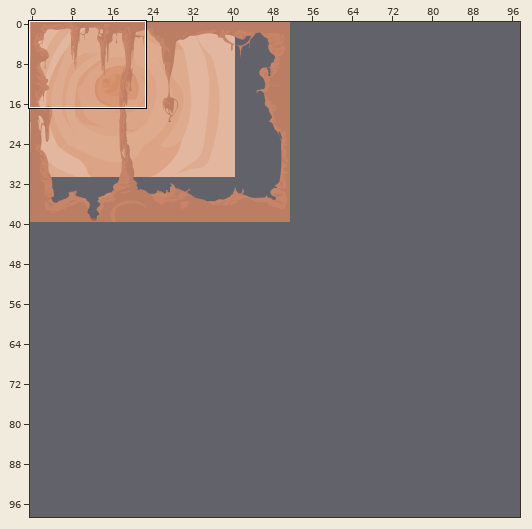
One commit to this Tiled map: data/assets/Maps/RaceReloaded.tmx. Above: a wide view before the commit, with the close-up outlined.
Close-up. The starting point:
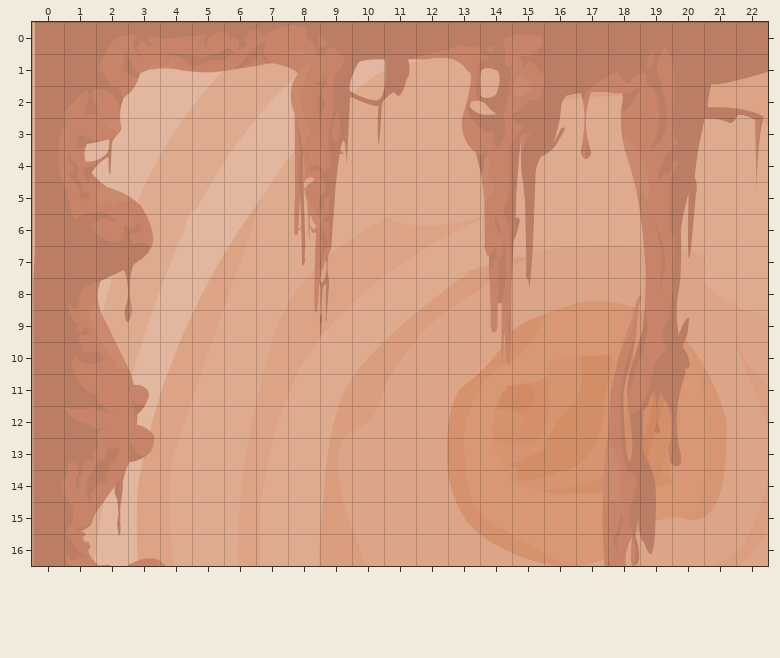
Cells are 64x64 px. Shown: x 0..22, y 0..16. The commit also changed other parts of the map, which this record leaves out.
New version:
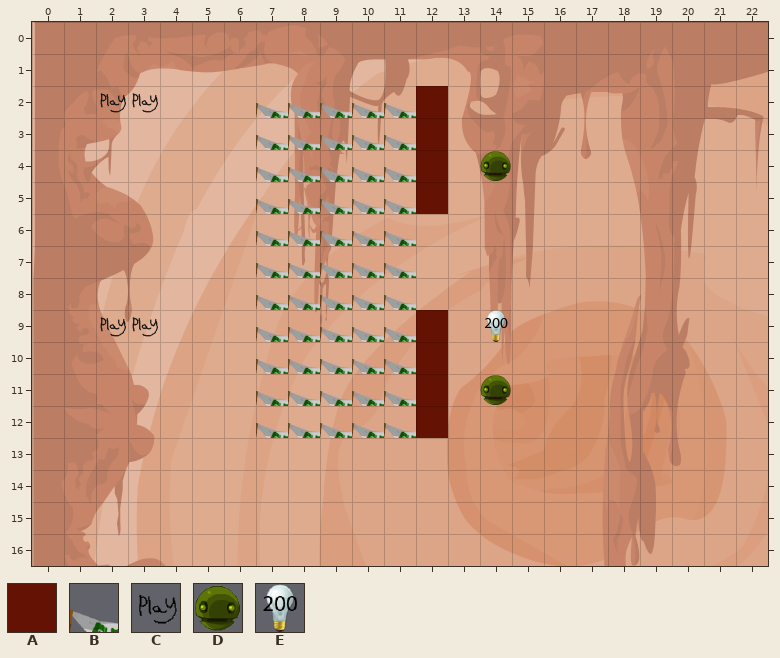
Key: from "MeatNonEdible": A 0 "NonEdible"; from "RaceStart": B 1; from "Spawns": C 1, D 4; from "light": E 0.
_ is an empty cell, . an unchanged one.
Tiles of an added or newly shown layer are drawn over the layers below it.
Diff:
--- layer "Flags" (now shown)
@@ x 2..14 @@
- 2 __...______..
- 3 .....______..
- 4 .....______._
- 5 .....______..
- 6 ....._____...
- 7 ....._____...
- 8 ....._____...
- 9 __...______._
-10 .....______..
-11 .....______._
-12 .....______..
+ 2 CC...BBBBBA..
+ 3 .....BBBBBA..
+ 4 .....BBBBBA.D
+ 5 .....BBBBBA..
+ 6 .....BBBBB...
+ 7 .....BBBBB...
+ 8 .....BBBBB...
+ 9 CC...BBBBBA.E
+10 .....BBBBBA..
+11 .....BBBBBA.D
+12 .....BBBBBA..
Where, in picture pixels (left, top, right, bottom), the same in both close-ups:
added: (100, 93, 158, 113)
added: (256, 86, 448, 438)
added: (480, 151, 511, 181)
added: (100, 317, 158, 337)
added: (485, 310, 508, 342)
added: (480, 375, 511, 405)
